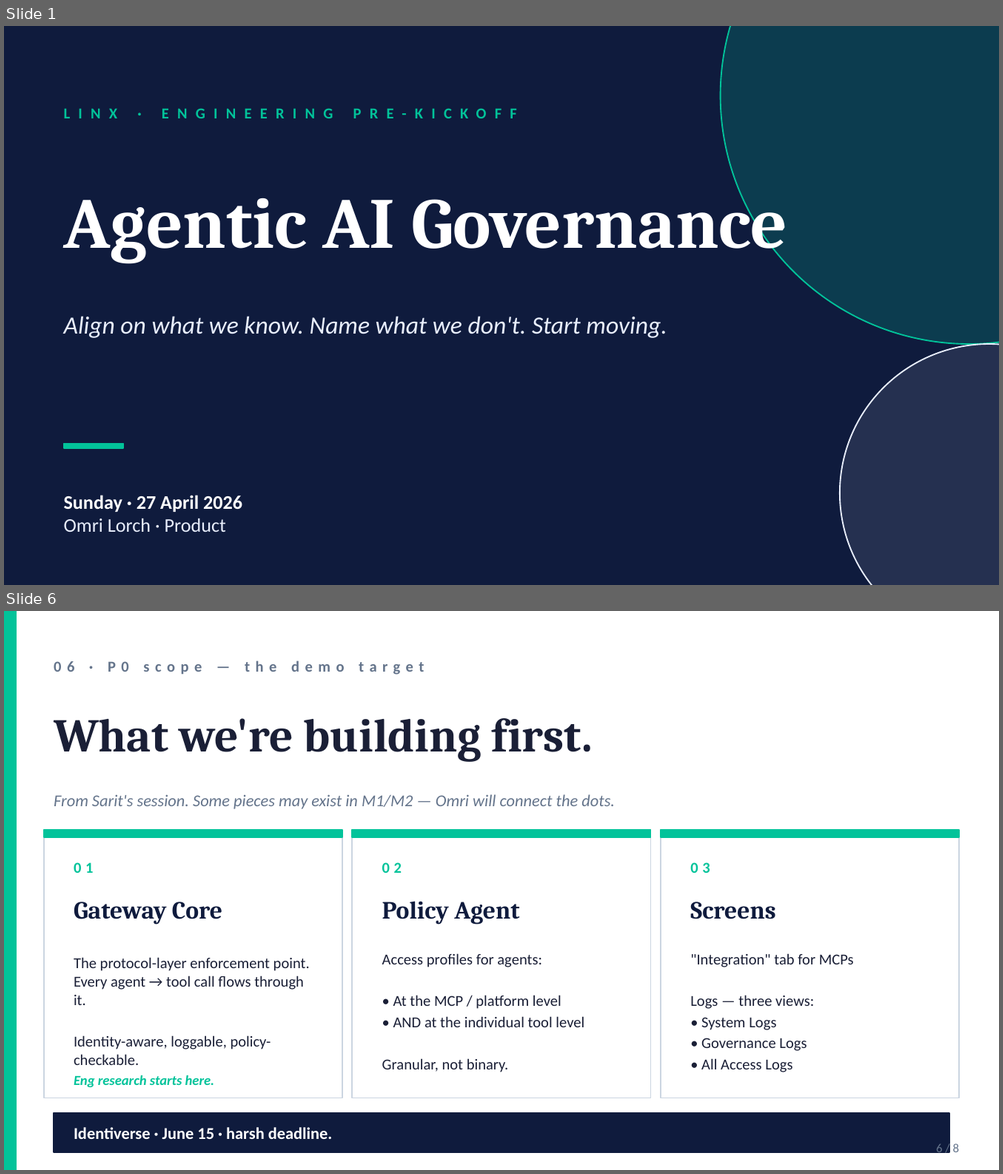
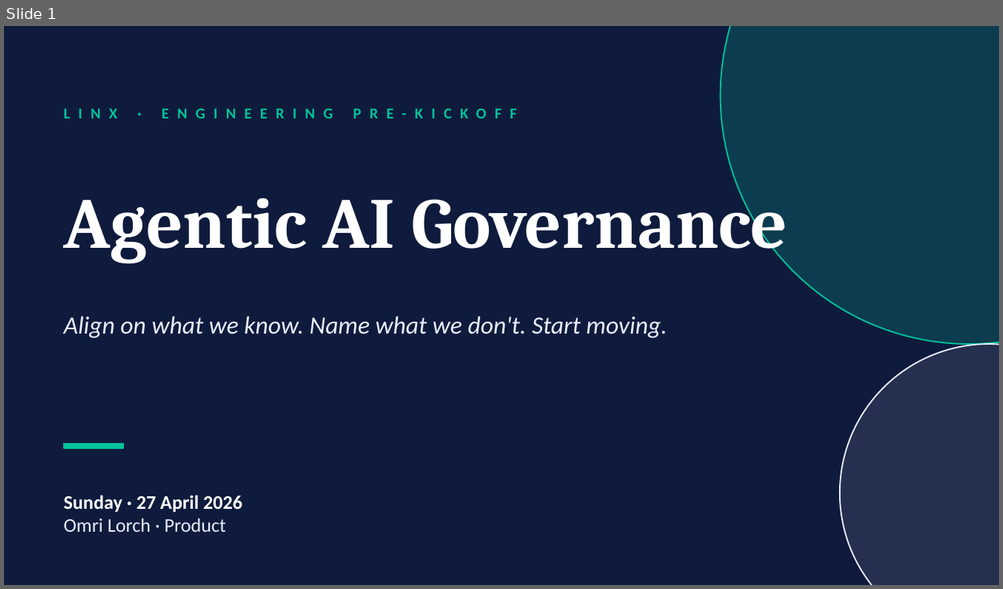
Before and after one commit to Lorch19/ol-linx-agent, a slide deck: artifacts/eng-prekickoff-2026-04-27.pptx. Shown one above the other, each under a label of ours: slides 1 and 6 before the commit, slide 1 after it; the slides between them are not shown. The pictures are 1003x1174 and 1003x589 pixels, drawn with LibreOffice and Linux fonts; fonts in the diff are those of the drawing. Boxes give left, top, right and bottom in pixels: in the first picture for what was removed or moved away, otherwise in the second. Text is boxed around its words. In the diff, an @@ line names an element or a change of style, - is before the commit and + after.

```diff
--- a/artifacts/eng-prekickoff-2026-04-27.pptx
+++ b/artifacts/eng-prekickoff-2026-04-27.pptx
@@ slide 6 removed at (x1=4, y1=611, x2=999, y2=1170), background #FFFFFF @@
@@ rectangle removed at (x1=4, y1=611, x2=16, y2=1170) @@
@@ text removed at (x1=54, y1=661, x2=424, y2=675) @@
-06 · P0 scope — the demo target
@@ text removed at (x1=54, y1=718, x2=592, y2=761) @@
-What we're building first.
@@ text removed at (x1=54, y1=795, x2=614, y2=809) @@
-From Sarit's session. Some pieces may exist in M1/M2 — Omri will connect the dots.
@@ rectangle removed at (x1=44, y1=830, x2=342, y2=1099) @@
@@ rectangle removed at (x1=44, y1=830, x2=342, y2=837) @@
@@ rectangle removed at (x1=352, y1=830, x2=651, y2=1099) @@
@@ rectangle removed at (x1=352, y1=830, x2=651, y2=837) @@
@@ rectangle removed at (x1=660, y1=830, x2=959, y2=1099) @@
@@ rectangle removed at (x1=660, y1=830, x2=959, y2=837) @@
@@ text removed at (x1=74, y1=863, x2=93, y2=873) @@
-01
@@ text removed at (x1=382, y1=863, x2=401, y2=873) @@
-02
@@ text removed at (x1=690, y1=863, x2=709, y2=873) @@
-03
@@ text removed at (x1=74, y1=902, x2=222, y2=925) @@
-Gateway Core
@@ text removed at (x1=382, y1=901, x2=519, y2=925) @@
-Policy Agent
@@ text removed at (x1=690, y1=902, x2=776, y2=920) @@
-Screens
@@ text removed at (x1=74, y1=957, x2=310, y2=1065) @@
-The protocol-layer enforcement point. Every agent → tool call flows through it.
-Identity-aware, loggable, policy-checkable.
@@ text removed at (x1=382, y1=954, x2=584, y2=1073) @@
-Access profiles for agents:
-• At the MCP / platform level
-• AND at the individual tool level
-Granular, not binary.
@@ text removed at (x1=690, y1=954, x2=854, y2=1073) @@
-"Integration" tab for MCPs
-Logs — three views:
-• System Logs
-• Governance Logs
-• All Access Logs
@@ text removed at (x1=74, y1=1076, x2=215, y2=1088) @@
-Eng research starts here.
@@ rectangle removed at (x1=54, y1=1113, x2=949, y2=1153) @@
@@ text removed at (x1=74, y1=1128, x2=332, y2=1139) @@
-Identiverse · June 15 · harsh deadline.
@@ text removed at (x1=936, y1=1144, x2=959, y2=1156) @@
-6 / 8
```
Also in this commit, not shown: 3 slides changed, 3 slides added, 3 other slides removed.
